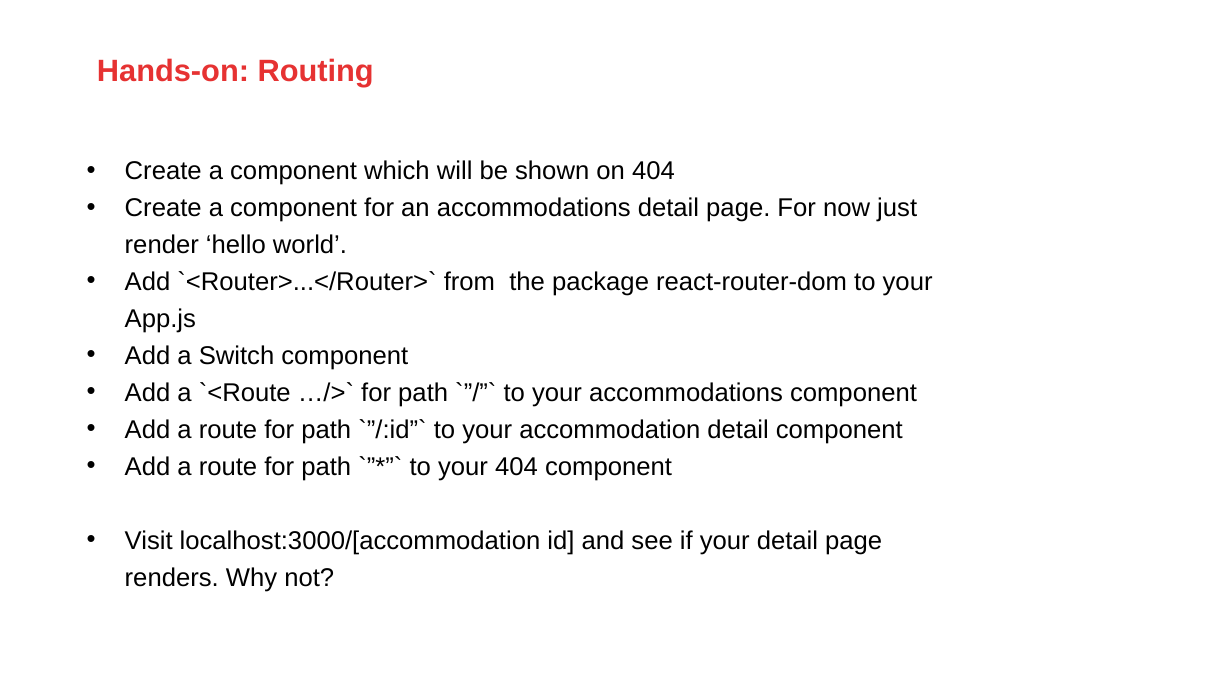
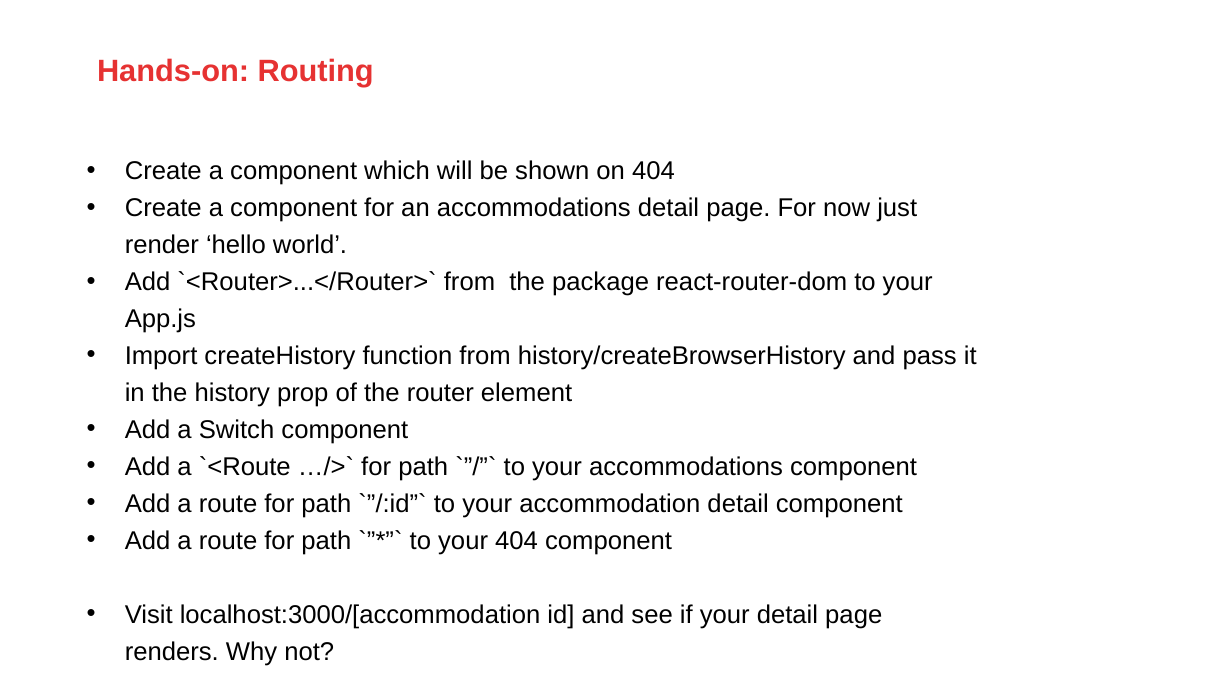
Before and after one commit to AMIS-Services/react-series, a slide deck: slide 11 of sig2/slides/SIG react 2.pptx. Drawn at 1232x693 pixels with LibreOffice and Linux fonts; fonts in the diff are those of the drawing; background and template pictures are left out. Boxes give left, top, right and bottom in pixels: in the first picture for what was removed or moved away, otherwise in the second. Text is boxed around its words. In the diff, an @@ line names an element or a change of style, - is before the commit and + after.

Commit message:
add browserHistory to slides

```diff
--- a/sig2/slides/SIG react 2.pptx
+++ b/sig2/slides/SIG react 2.pptx
@@ text at box(125, 345, 977, 407): paragraph added @@
+• Import createHistory function from history/createBrowserHistory and pass it in the history prop of the router element
```
